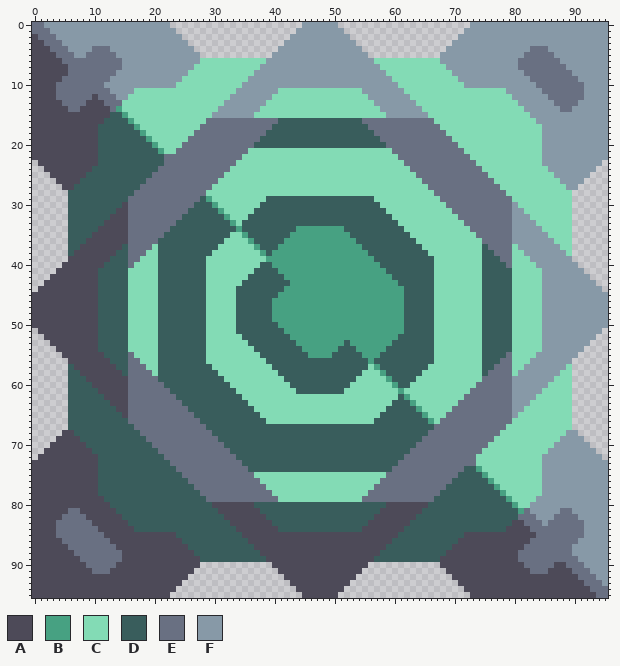
A sprite sheet gets an edit: assets/sprites/blocks/power/plasma-distributor-large.png. That is the earlier state.
The file is 96x96 pixels.
Palette (. is transparent): A #4d4a58  B #47a182  C #83dbb5  D #395d5c  E #697082  F #8799a7
After the commit:
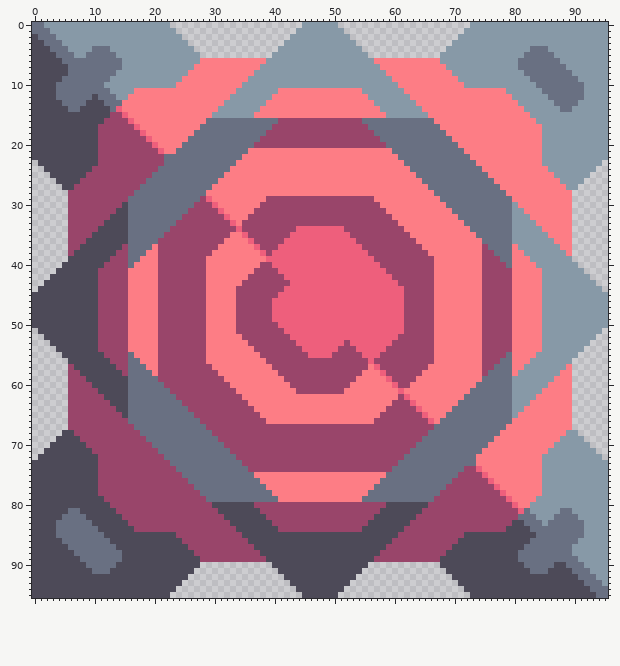
Changes in this commit:
{"colour":"B","old":"#47a182","new":"#ee5f7c"}
{"colour":"C","old":"#83dbb5","new":"#fd7d85"}
{"colour":"D","old":"#395d5c","new":"#99456a"}
{"label":"changed","picture_box":[68,58,572,562]}
